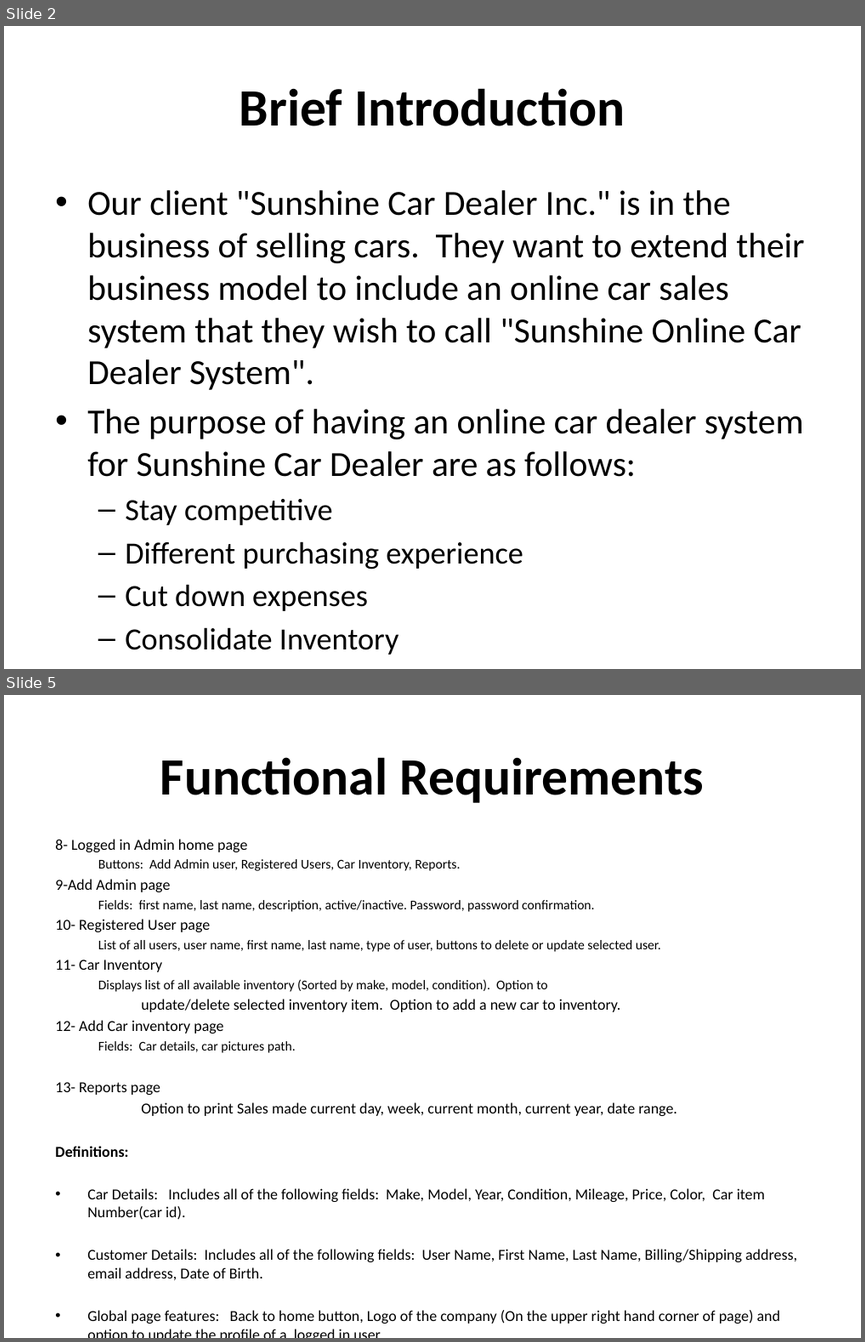
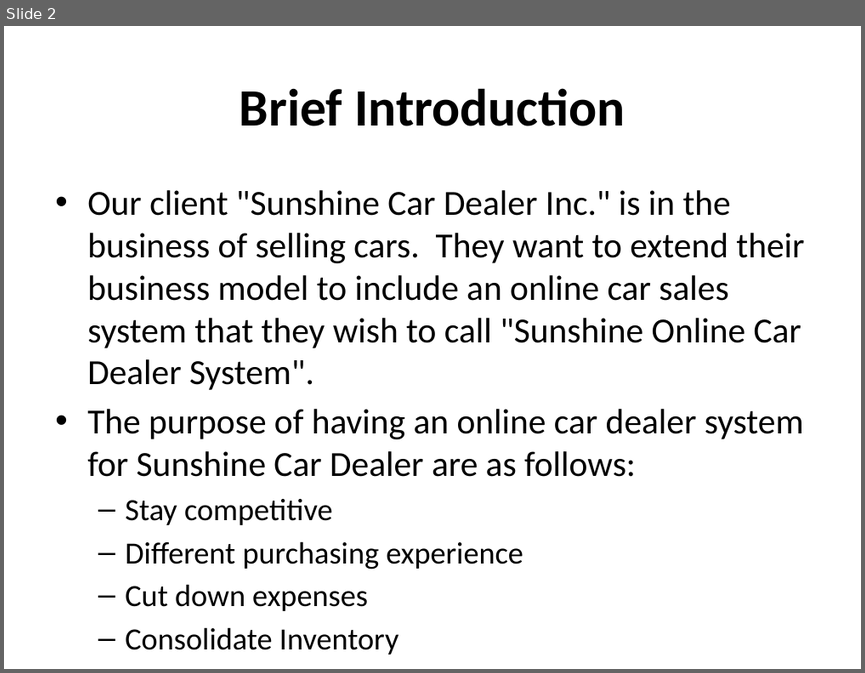
Before and after one commit to cen4010-onlinecardealer/docs, a slide deck: Online Car Dealer System.pptx. Shown one above the other, each under a label of ours: slides 2 and 5 before the commit, slide 2 after it; the slides between them are not shown. The pictures are 865x1342 and 865x673 pixels, drawn with LibreOffice and Linux fonts; fonts in the diff are those of the drawing. Boxes give left, top, right and bottom in pixels: in the first picture for what was removed or moved away, otherwise in the second. Text is boxed around its words. In the diff, an @@ line names an element or a change of style, - is before the commit and + after.

Commit message:
fixed ppt to email the professor

```diff
--- a/Online Car Dealer System.pptx
+++ b/Online Car Dealer System.pptx
@@ slide 5 removed at <box>4,695,861,1338</box>, background #FFFFFF @@
@@ title removed at <box>160,757,704,803</box> @@
-Functional Requirements
@@ text removed at <box>55,839,797,1323</box> @@
-8- Logged in Admin home page
-  Buttons: Add Admin user, Registered Users, Car Inventory, Reports.
-9-Add Admin page
-  Fields: first name, last name, description, active/inactive. Password, password confirmation.
-10- Registered User page
-  List of all users, user name, first name, last name, type of user, buttons to delete or update selected user.
-11- Car Inventory
-  Displays list of all available inventory (Sorted by make, model, condition). Option to
-update/delete selected inventory item. Option to add a new car to inventory.
-12- Add Car inventory page
-  Fields: Car details, car pictures path.
-13- Reports page
-Option to print Sales made current day, week, current month, current year, date range.
-Definitions:
-• Car Details: Includes all of the following fields: Make, Model, Year, Condition, Mileage, Price, Color, Car item Number(car id).
-• Customer Details: Includes all of the following fields: User Name, First Name, Last Name, Billing/Shipping address, email address, Date of Birth.
-• Global page features: Back to home button, Logo of the company (On the upper right hand corner of page) and option to update the profile of a logged in user.
```
Also in this commit, not shown: 10 slides changed.
